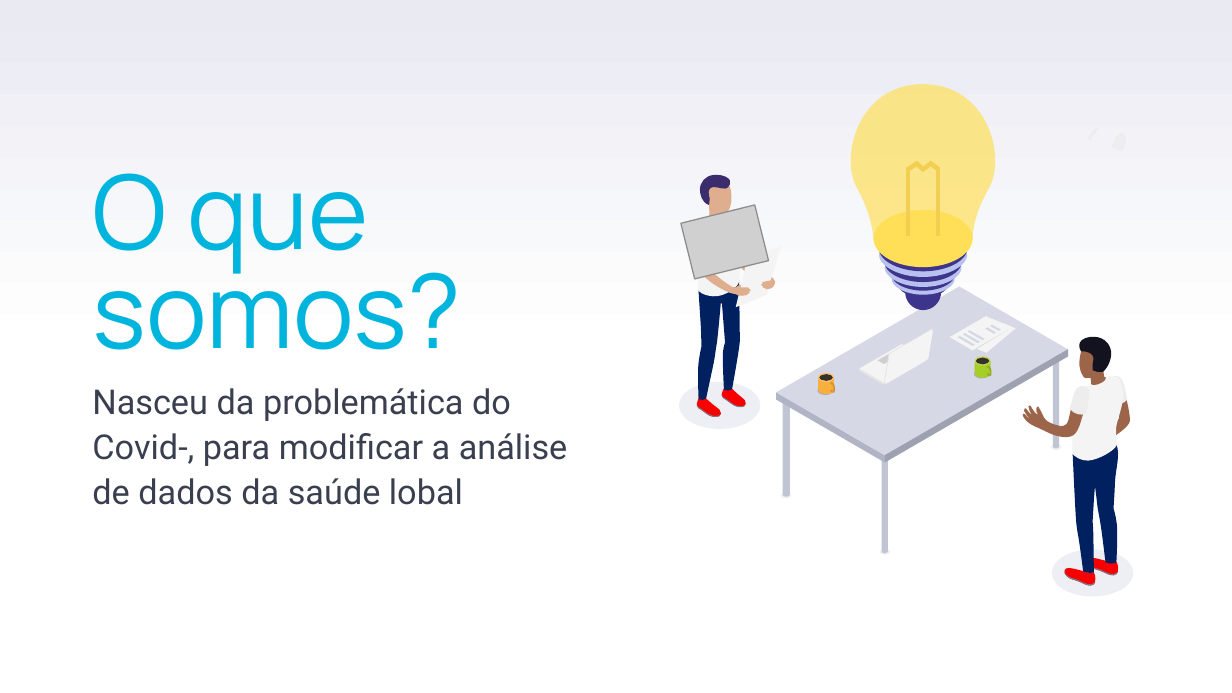
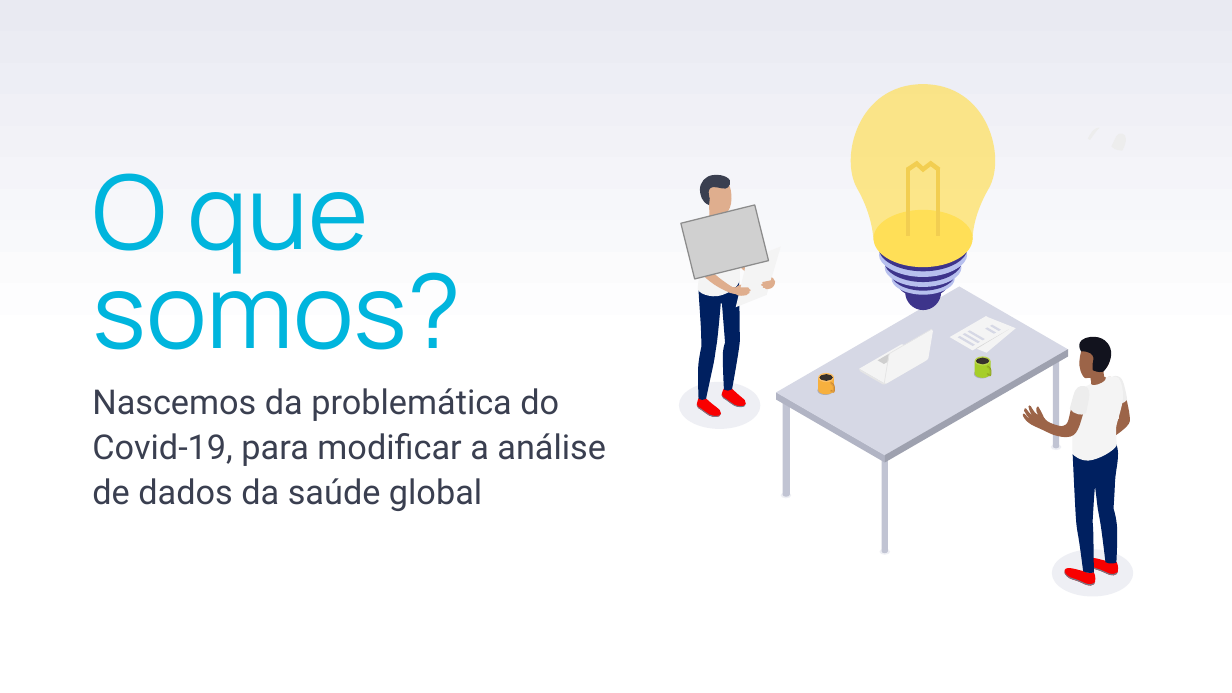
Before and after one commit to IagoeeeplabSoft/IES-Covid19, a slide deck: slide 2 of Links/Projeto.pptx. Drawn at 1232x693 pixels with LibreOffice and Linux fonts; fonts in the diff are those of the drawing; grey boxes stand for pictures. Boxes give left, top, right and bottom in pixels: in the first picture for what was removed or moved away, otherwise in the second. Text is boxed around its words. In the diff, an @@ line names an element or a change of style, - is before the commit and + after.

Commit message:
slide

```diff
--- a/Links/Projeto.pptx
+++ b/Links/Projeto.pptx
@@ freeform shape at bbox=[700, 175, 731, 206]: fill #3A2C6D to #3A3F50 @@
@@ subtitle at bbox=[92, 388, 606, 511]: text changed @@
-Nasceu da problemática do Covid-, para modificar a análise de dados da saúde lobal
+Nascemos da problemática do Covid-19, para modificar a análise de dados da saúde global
```
Also in this commit, not shown: 3 other slides changed, 1 slide added, 1 slide removed, 2 other files.
